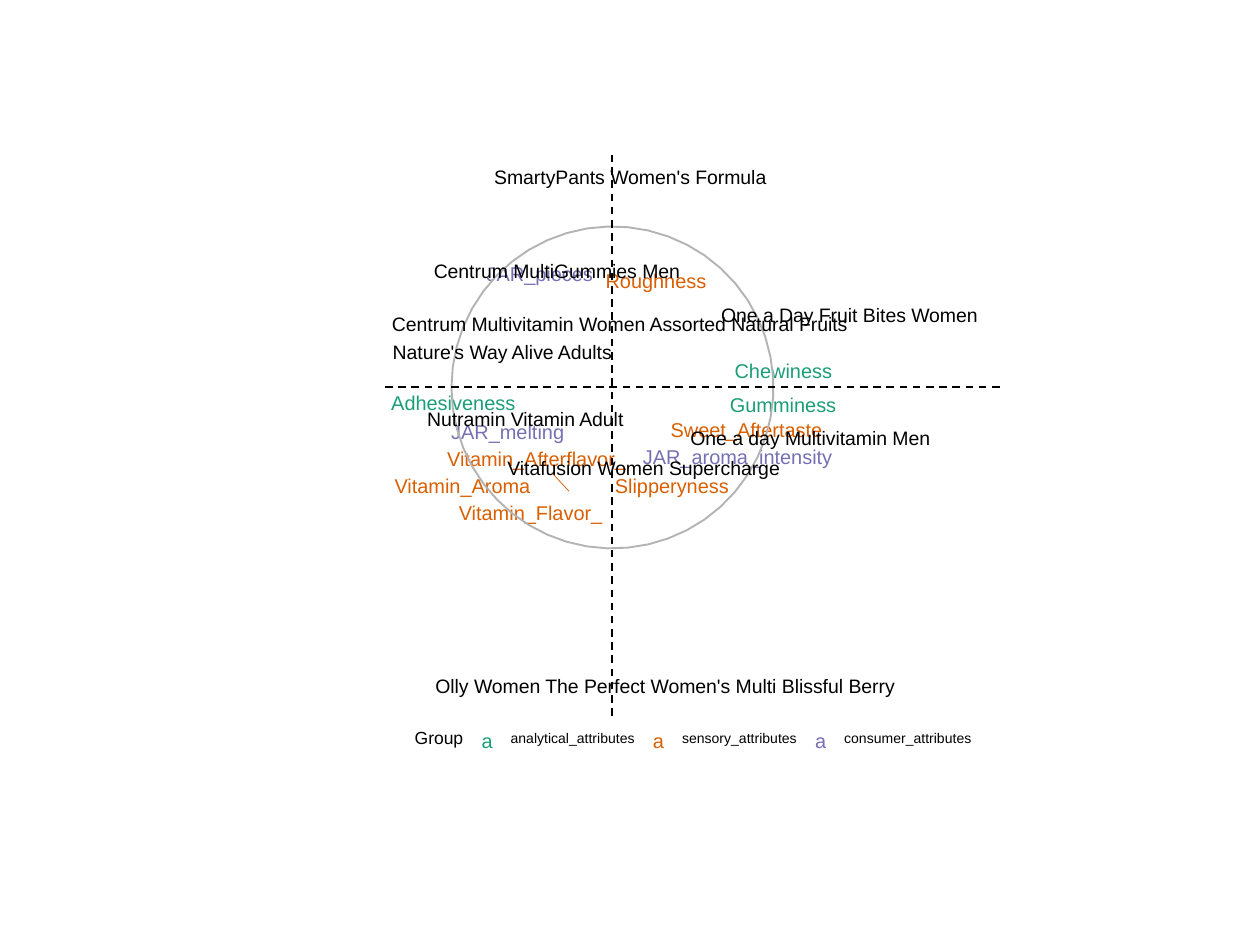
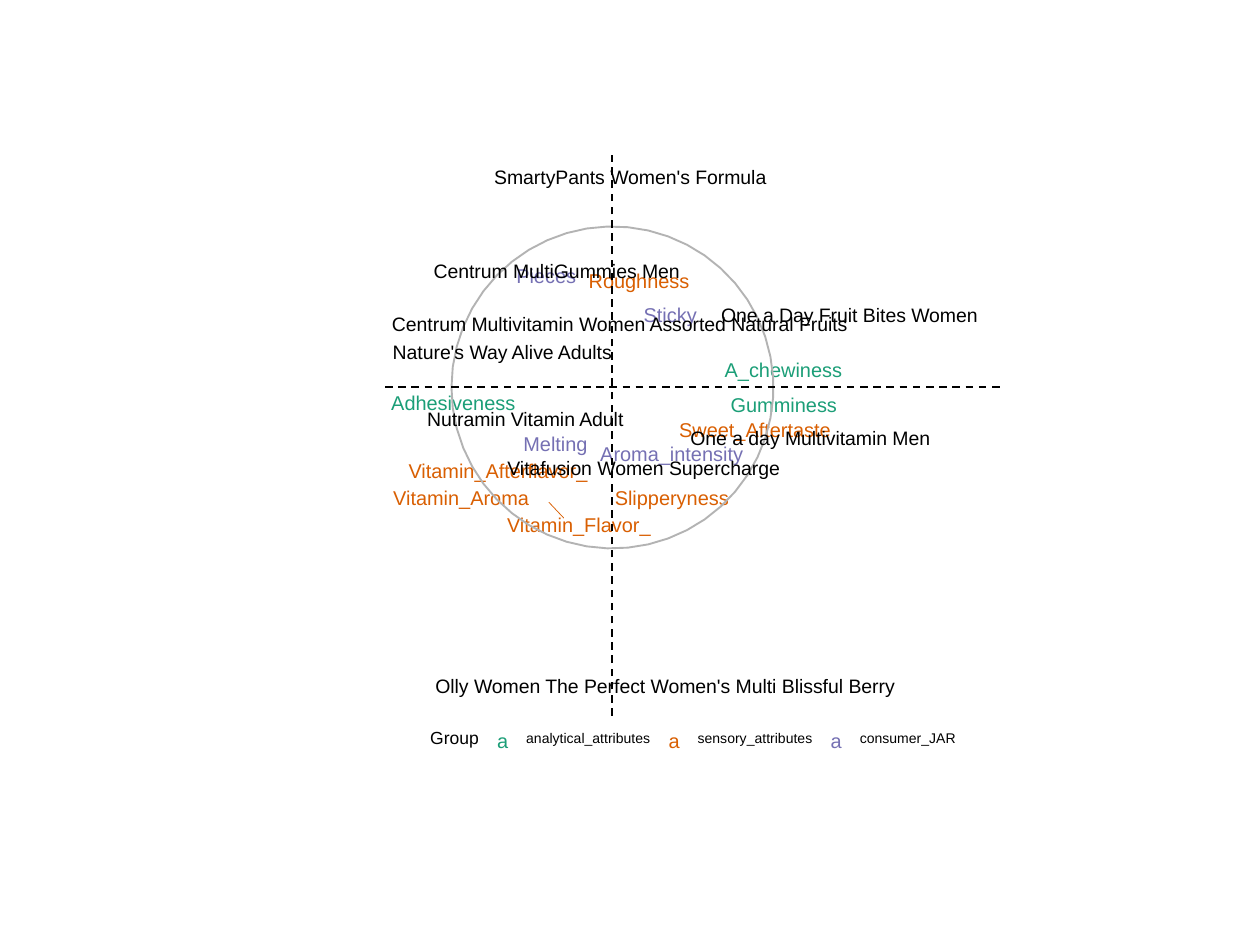
Before and after one commit to paritosh-aigora/gsk-centrum-classic, a slide deck: slide 7 of output/ppt_for_danielle/biplot.pptx. Drawn at 1260x945 pixels with LibreOffice and Linux fonts; fonts in the diff are those of the drawing. Boxes give left, top, right and bottom in pixels: in the first picture for what was removed or moved away, otherwise in the second. Text is boxed around its words. In the diff, an @@ line names an element or a change of style, - is before the commit and + after.

```diff
--- a/output/ppt_for_danielle/biplot.pptx
+++ b/output/ppt_for_danielle/biplot.pptx
@@ text at box(516, 267, 576, 283): text changed @@
-JAR_pieces
+Pieces
@@ text "Roughness": place and size @@
-text "Roughness" at box(606, 272, 707, 292)
+text "Roughness" at box(589, 272, 690, 292)
@@ text added at box(644, 307, 697, 326), 11.4 pt, text #7570B3 @@
+Sticky
@@ text at box(725, 361, 842, 381): text changed @@
-Chewiness
+A_chewiness
@@ text at box(523, 436, 587, 455): text changed @@
-JAR_melting
+Melting
@@ text at box(600, 445, 743, 465): text changed @@
-JAR_aroma_intensity
+Aroma_intensity
@@ text "Sweet_Aftertaste": place and size @@
-text "Sweet_Aftertaste" at box(671, 421, 823, 441)
+text "Sweet_Aftertaste" at box(679, 421, 831, 441)
@@ text "Vitamin_Afterflavor_": place and size @@
-text "Vitamin_Afterflavor_" at box(447, 450, 626, 470)
+text "Vitamin_Afterflavor_" at box(409, 462, 588, 482)
@@ text "Vitamin_Aroma": place and size @@
-text "Vitamin_Aroma" at box(395, 477, 531, 497)
+text "Vitamin_Aroma" at box(393, 489, 529, 509)
@@ freeform shape: place and size @@
-freeform shape at box(552, 472, 568, 491)
+freeform shape at box(549, 503, 564, 518)
@@ text "Slipperyness": place and size @@
-text "Slipperyness" at box(615, 477, 729, 497)
+text "Slipperyness" at box(615, 490, 729, 509)
@@ text "Vitamin_Flavor_": place and size @@
-text "Vitamin_Flavor_" at box(459, 504, 603, 524)
+text "Vitamin_Flavor_" at box(507, 516, 651, 536)
@@ rectangle: place and size @@
-rectangle at box(415, 726, 971, 756)
+rectangle at box(430, 726, 955, 756)
@@ 6 texts, 3 rectangles: place and size @@
-6 texts, 3 rectangles at box(415, 726, 835, 756)
+6 texts, 3 rectangles at box(430, 726, 852, 756)
@@ text at box(860, 733, 956, 746): text changed @@
-consumer_attributes
+consumer_JAR
```
Also in this commit, not shown: 9 other slides changed.
